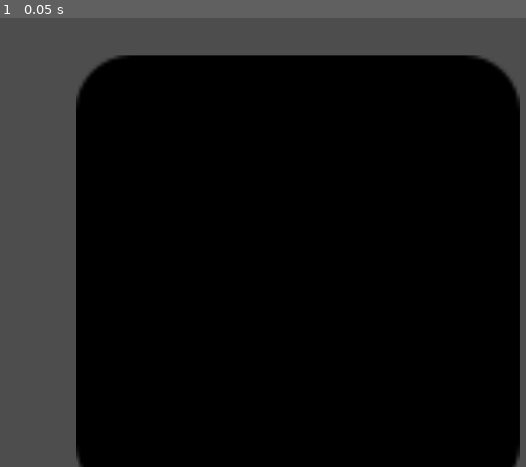
Above: before the commit, frame 1.
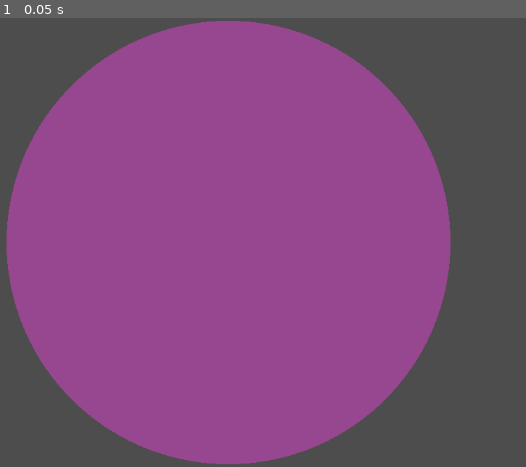
Above: after the commit, the same moment.

Repository: Cuckhands/pong-shaders
Game: Godot game, scene res://LESSONS/1. Basics/vi. Code/code.tscn
The game is run twice, just before and just after one commit, with the same random seed, the same clock (stepped at 60 frames per second) and the same inputs. The project has no main scene, so this scene is started directly. The engine's default icon, where the game draws it, is replaced by a stand-in: a white triangle on a blue panel in a dark square.
Inputs:
- Up to frame 1 (0.05 s): no input

The runs differ from the first frame. In frame 1, 86% of the frame differs, in the area x 1-99%, y 0-100%.

Commit message:
Add good example of shader code to vi. Code

Diff:
--- a/LESSONS/1. Basics/vi. Code/code.gdshader
+++ b/LESSONS/1. Basics/vi. Code/code.gdshader
@@ -1,17 +1,11 @@
 shader_type canvas_item;
 
-uniform float exposed_variable: hint_range(0, 1.0);
+uniform float circle_size: hint_range(0.0, 0.5) = 0.5;
 uniform vec3 color: source_color;
 
-void vertex() {
-	// Called for every vertex the material is visible on.
-	VERTEX += vec2(20, 10);
-}
-
 void fragment() {
-	// Called for every pixel the material is visible on.
-	float test_alpha = 0.5 + exposed_variable;
-	COLOR.rgb = color;
+	float circle = distance(UV, vec2(0.5));
+	COLOR = vec4(color, step(circle, circle_size));
 }
 
 //void light() {
--- a/LESSONS/1. Basics/vi. Code/code.tscn
+++ b/LESSONS/1. Basics/vi. Code/code.tscn
@@ -6,8 +6,8 @@
 
 [sub_resource type="ShaderMaterial" id="ShaderMaterial_1urw2"]
 shader = ExtResource("2_nccng")
-shader_parameter/exposed_variable = 0.0
-shader_parameter/color = Color(0, 0, 0, 1)
+shader_parameter/circle_size = 0.5
+shader_parameter/color = Color(0.5921569, 0.2784314, 0.56078434, 1)
 
 [node name="FragmentBasics" type="Node2D" unique_id=48507044]
 script = ExtResource("1_klt03")
